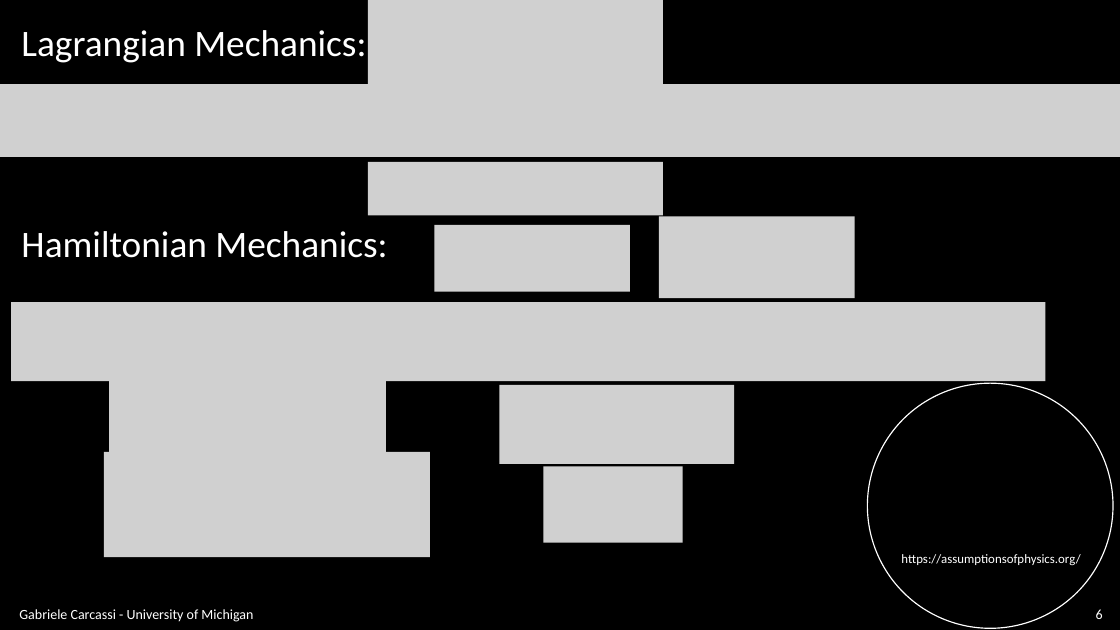
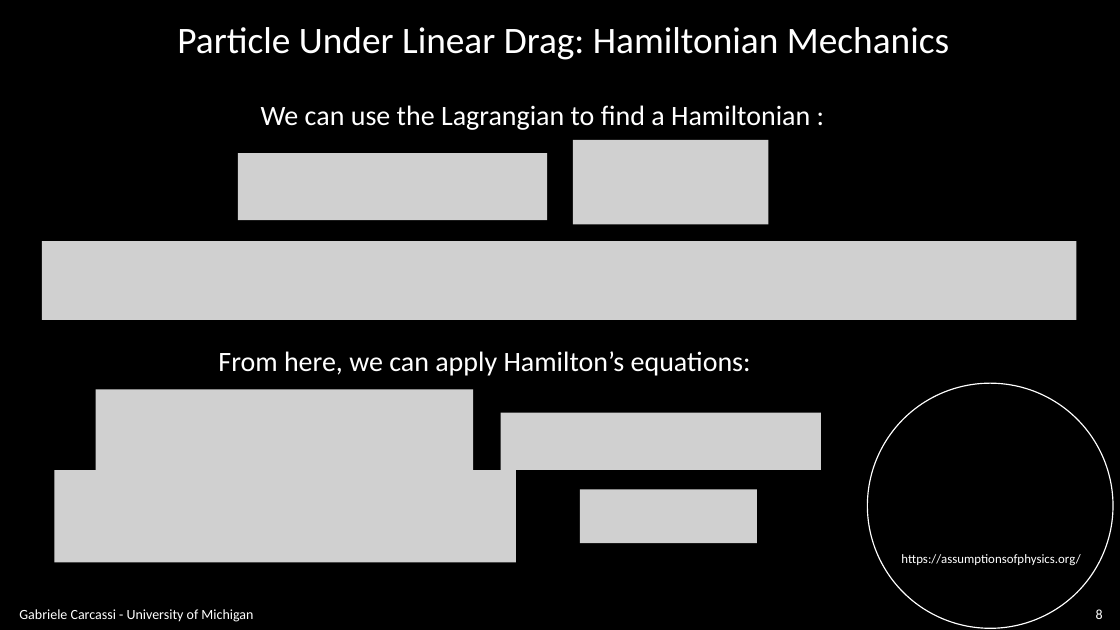
Before and after one commit to assumptionsofphysics/slides, a slide deck: slide 8 of BookCompanions-v2/RP-Class-2.pptx (slide 6 before the commit). Drawn at 1120x630 pixels with LibreOffice and Linux fonts; fonts in the diff are those of the drawing; grey boxes stand for pictures; background and template pictures are left out. Boxes give left, top, right and bottom in pixels: in the first picture for what was removed or moved away, otherwise in the second. Text is boxed around its words. In the diff, an @@ line names an element or a change of style, - is before the commit and + after.

```diff
--- a/BookCompanions-v2/RP-Class-2.pptx
+++ b/BookCompanions-v2/RP-Class-2.pptx
@@ text added at box(177, 27, 949, 60), 32 pt, text #FFFFFF @@
+Particle Under Linear Drag: Hamiltonian Mechanics
@@ picture removed at box(368, 0, 663, 90) @@
@@ text removed at box(21, 30, 366, 63) @@
-Lagrangian Mechanics:
@@ picture removed at box(0, 84, 1120, 157) @@
@@ text added at box(261, 105, 810, 130), 24 pt, text #FFFFFF @@
+We can use the Lagrangian to find a Hamiltonian :
@@ picture added at box(573, 140, 769, 225) @@
@@ picture added at box(238, 153, 547, 220) @@
@@ picture removed at box(368, 162, 663, 216) @@
@@ text removed at box(21, 231, 387, 258) @@
-Hamiltonian Mechanics:
@@ picture removed at box(434, 225, 630, 292) @@
@@ picture removed at box(660, 217, 855, 299) @@
@@ picture added at box(42, 241, 1077, 320) @@
@@ picture removed at box(11, 302, 1046, 381) @@
@@ text added at box(218, 351, 751, 376), 24 pt, text #FFFFFF @@
+From here, we can apply Hamilton’s equations:
@@ picture: place and size @@
-picture at box(109, 375, 386, 474)
+picture at box(96, 390, 473, 474)
@@ picture: place and size @@
-picture at box(500, 385, 734, 464)
+picture at box(501, 413, 821, 470)
@@ picture: place and size @@
-picture at box(104, 452, 430, 557)
+picture at box(55, 471, 516, 563)
@@ picture: place and size @@
-picture at box(544, 466, 683, 543)
+picture at box(580, 490, 757, 544)
@@ page number at box(1096, 609, 1103, 619): text changed @@
-6
+8
```
Also in this commit, not shown: 11 other slides changed, 3 slides added, 1 other file.
